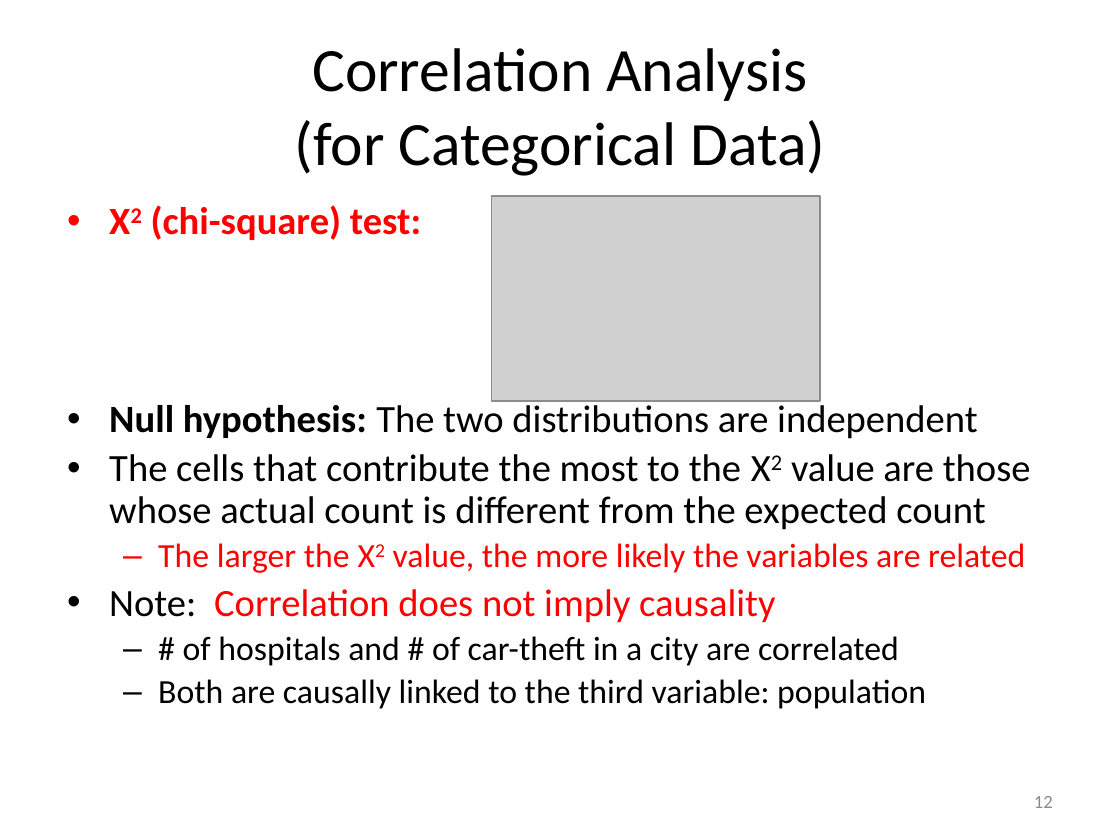
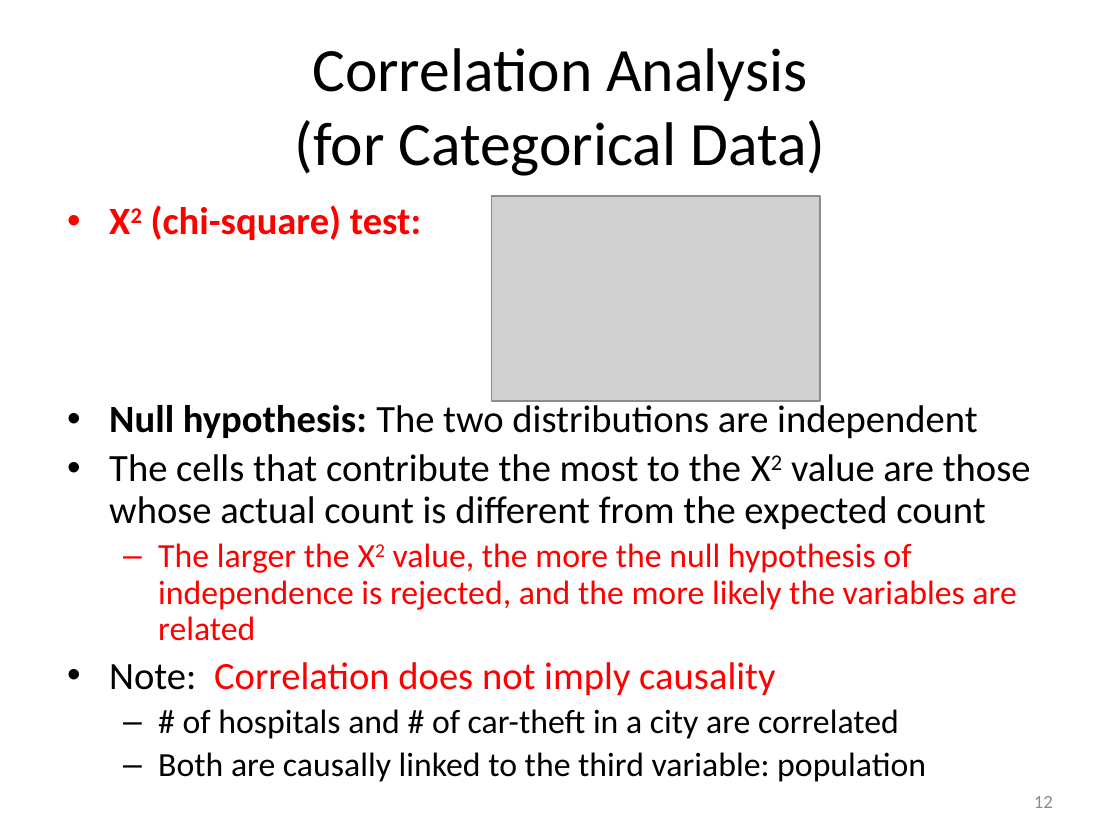
Before and after one commit to mjiang89/mjiang89.github.io, a slide deck: slide 12 of teaching/CS412Summer17-Chapter3.pptx. Drawn at 1120x840 pixels with LibreOffice and Linux fonts; fonts in the diff are those of the drawing; grey boxes stand for pictures. Boxes give left, top, right and bottom in pixels: in the first picture for what was removed or moved away, otherwise in the second. Text is boxed around its words. In the diff, an @@ line names an element or a change of style, - is before the commit and + after.

Commit message:
slides

```diff
--- a/teaching/CS412Summer17-Chapter3.pptx
+++ b/teaching/CS412Summer17-Chapter3.pptx
@@ text at box(158, 543, 1016, 641): text changed @@
-  – The larger the Χ2 value, the more likely the variables are related
+  – The larger the Χ2 value, the more the null hypothesis of independence is rejected, and the more likely the variables are related
```
Also in this commit, not shown: 2 other slides changed, 2 slides added, 3 other files.
